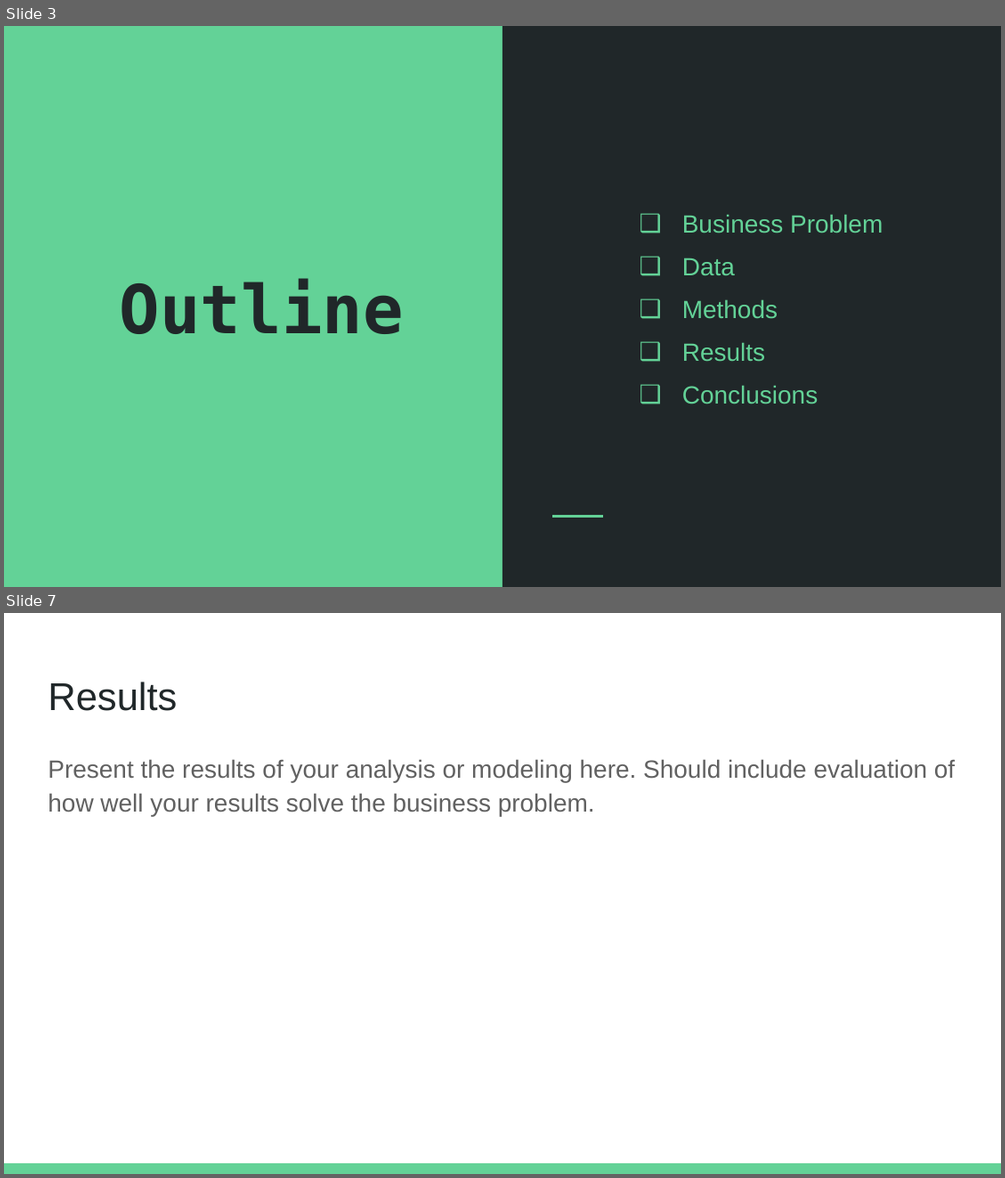
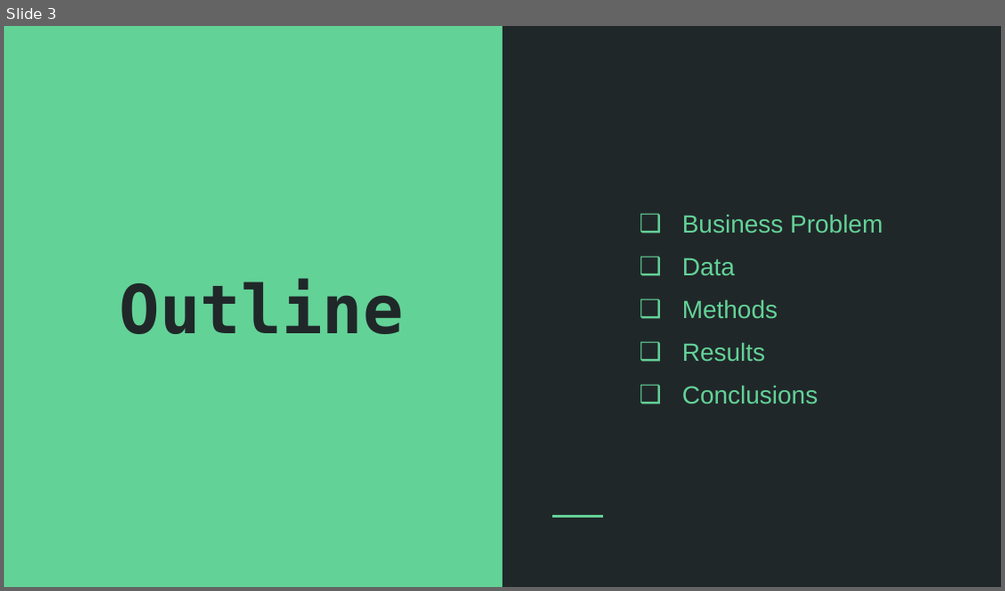
Before and after one commit to patrick-anastasio/Flatiron_DSC-Phase1_Project, a slide deck: Slide Deck.pptx. Shown one above the other, each under a label of ours: slides 3 and 7 before the commit, slide 3 after it; the slides between them are not shown. The pictures are 1005x1178 and 1005x591 pixels, drawn with LibreOffice and Linux fonts; fonts in the diff are those of the drawing. Boxes give left, top, right and bottom in pixels: in the first picture for what was removed or moved away, otherwise in the second. Text is boxed around its words. In the diff, an @@ line names an element or a change of style, - is before the commit and + after.

```diff
--- a/Slide Deck.pptx
+++ b/Slide Deck.pptx
@@ slide 7 removed at [4,613,1001,1174], background #FFFFFF @@
@@ title removed at [48,682,177,711] @@
-Results
@@ text removed at [48,759,955,817] @@
-Present the results of your analysis or modeling here. Should include evaluation of how well your results solve the business problem.
@@ rectangle removed at [4,1163,1001,1174] @@
```
Also in this commit, not shown: 4 slides changed, 8 slides added, 2 other slides removed, 11 other files.
